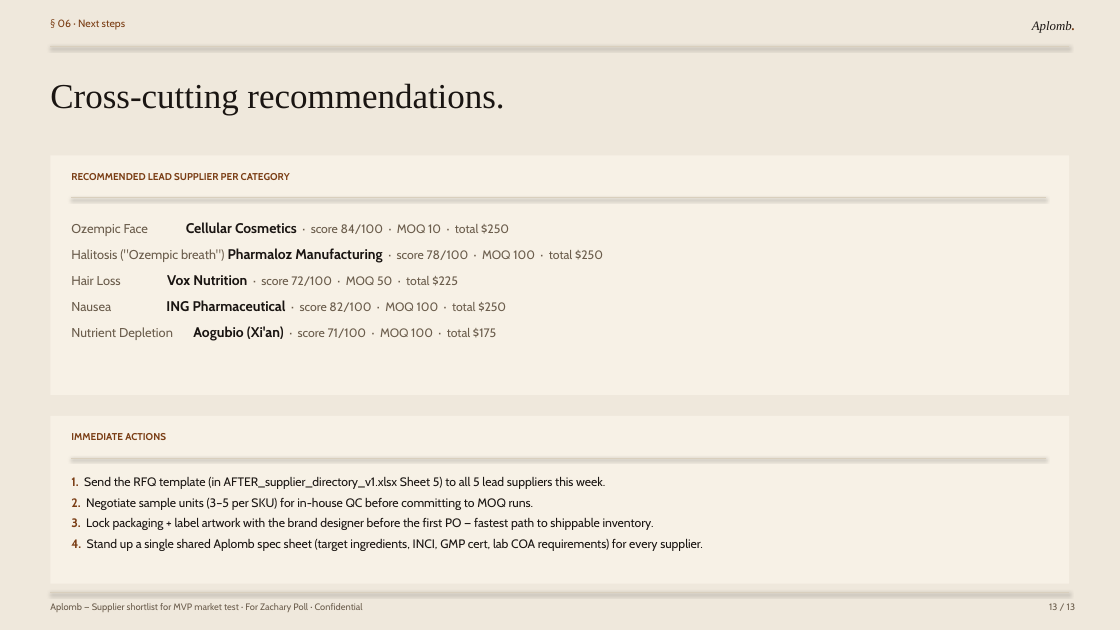
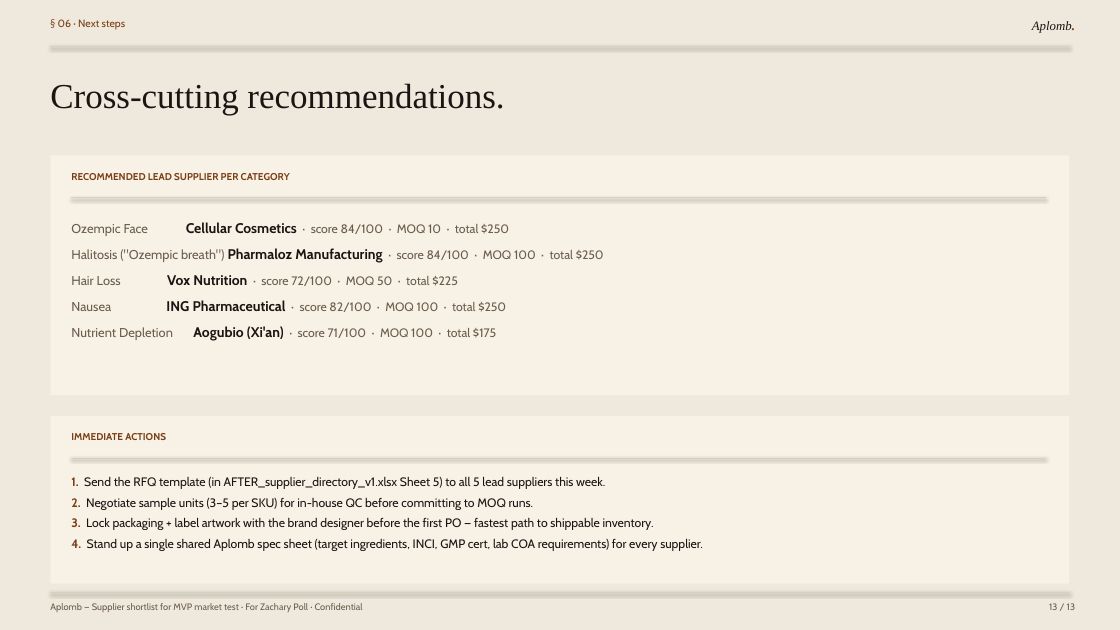
Before and after one commit to zacharybpoll-cmyk/aplomb-clinic, a slide deck: slide 13 of business documents/Aplomb_Supplier_Shortlist_v1.pptx. Drawn at 1120x630 pixels with LibreOffice and Linux fonts; fonts in the diff are those of the drawing. Boxes give left, top, right and bottom in pixels: in the first picture for what was removed or moved away, otherwise in the second. Text is boxed around its words. In the diff, an @@ line names an element or a change of style, - is before the commit and + after.

```diff
--- a/business documents/Aplomb_Supplier_Shortlist_v1.pptx
+++ b/business documents/Aplomb_Supplier_Shortlist_v1.pptx
@@ text at [71, 248, 604, 263]: text changed @@
-Halitosis ("Ozempic breath") Pharmaloz Manufacturing · score 78/100 · MOQ 100 · total $250
+Halitosis ("Ozempic breath") Pharmaloz Manufacturing · score 84/100 · MOQ 100 · total $250
```
Also in this commit, not shown: 2 other slides changed, 1 other file.
